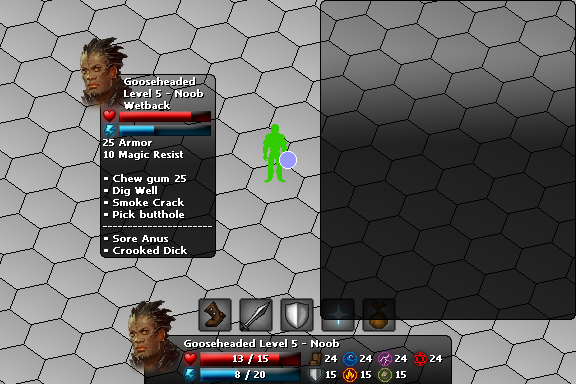
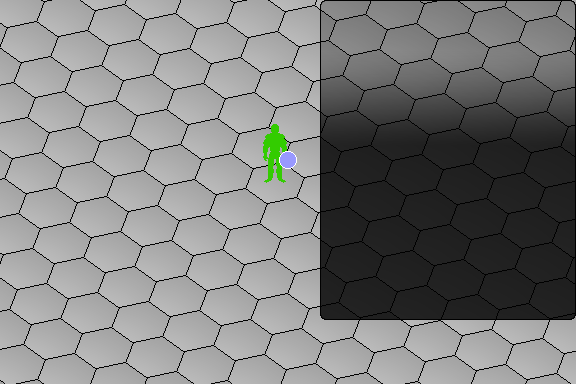
Comparing the layer stacks of the two 576px x 384px images. Changes:
hid group "tooltip" (33 layers) over [left=78, top=37, right=216, bottom=258]
renamed "25 Armor 10 Magic Resist • Chew gum 25 • Dig Well • Smoke Crac" to "• Chew gum 25 • Dig Well • Smoke Crack • Pick butthole --------", painted on it over [left=103, top=139, right=212, bottom=254]
hid group "Commands gui" (59 layers) over [left=128, top=298, right=451, bottom=384]
